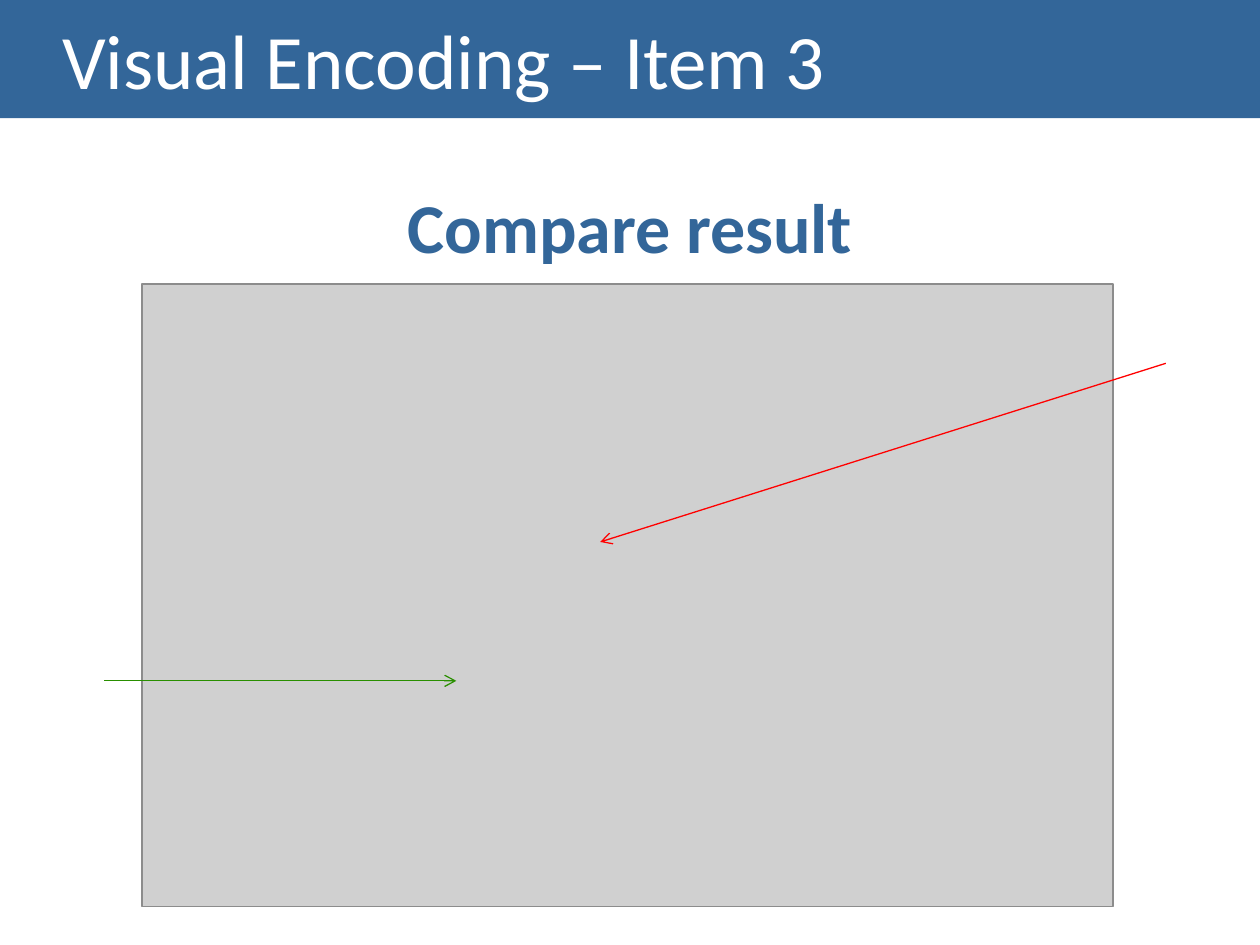
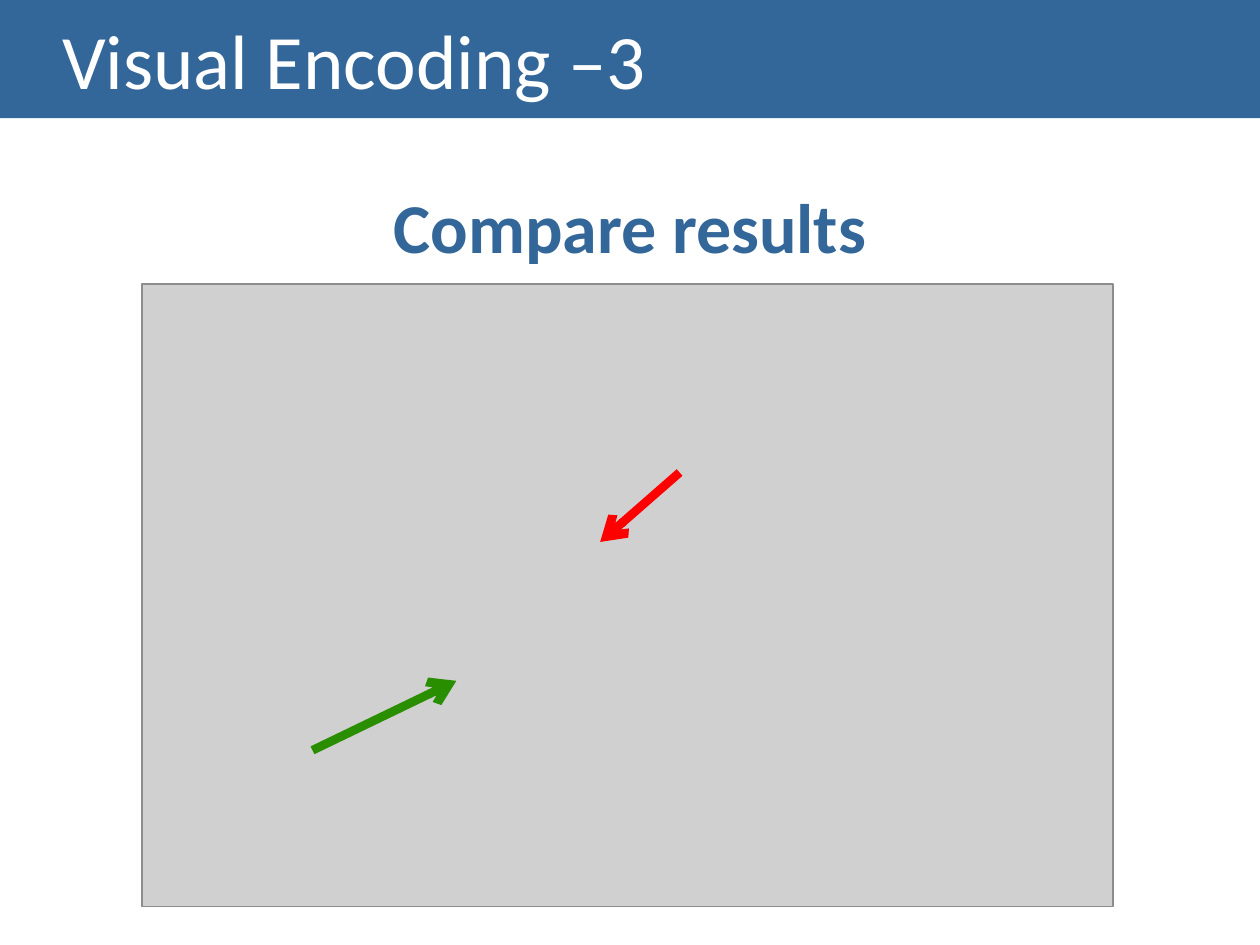
Before and after one commit to carboned4/V_I_2015_1, a slide deck: slide 10 of checkpoint3/G01A - Presentation 3.pptx. Drawn at 1260x945 pixels with LibreOffice and Linux fonts; fonts in the diff are those of the drawing; grey boxes stand for pictures. Boxes give left, top, right and bottom in pixels: in the first picture for what was removed or moved away, otherwise in the second. Text is boxed around its words. In the diff, an @@ line names an element or a change of style, - is before the commit and + after.

```diff
--- a/checkpoint3/G01A - Presentation 3.pptx
+++ b/checkpoint3/G01A - Presentation 3.pptx
@@ title at (x1=62, y1=35, x2=645, y2=103): text changed @@
-Visual Encoding – Item 3
+Visual Encoding –3
@@ text at (x1=394, y1=204, x2=866, y2=264): text changed @@
-Compare result
+Compare results
@@ arrow moved from (1166, 363) - (600, 542) to (679, 472) - (600, 542) @@
@@ arrow (679, 472) - (600, 542): stroke #FF0000 0.75 pt to #FF0000 5 pt @@
@@ arrow moved from (105, 680) - (456, 680) to (312, 750) - (456, 680) @@
@@ arrow (312, 750) - (456, 680): stroke #299000 0.75 pt to #299000 5 pt @@
```
Also in this commit, not shown: 10 other slides changed, 2 other files.
